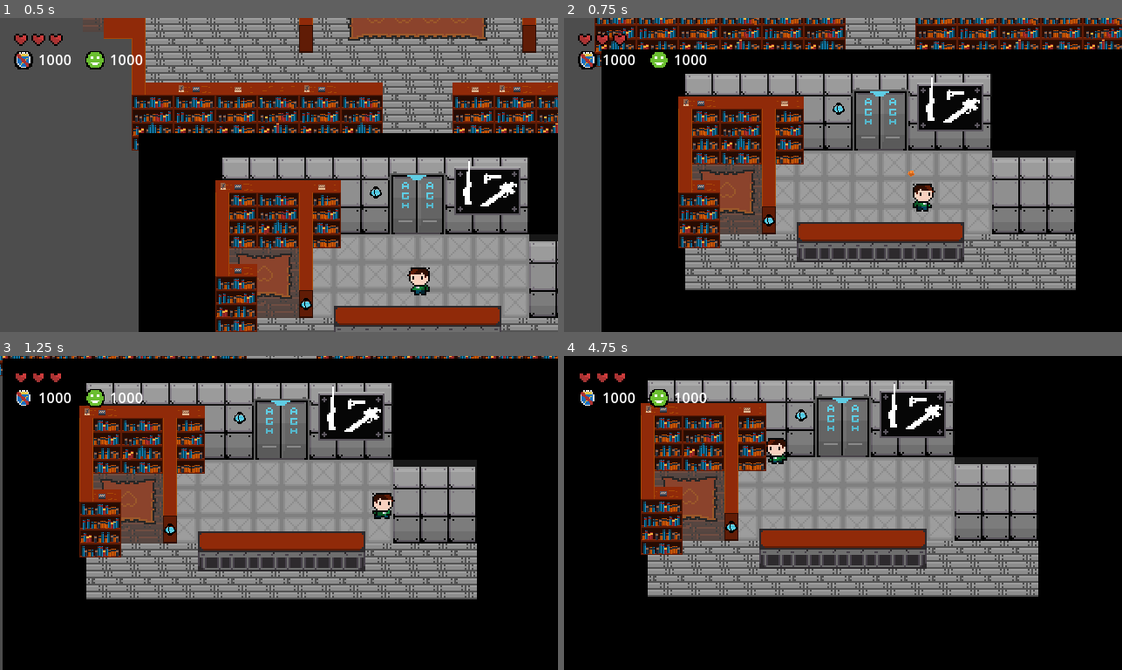
Above: before the commit, frames 1-4 (two rows, left to right).
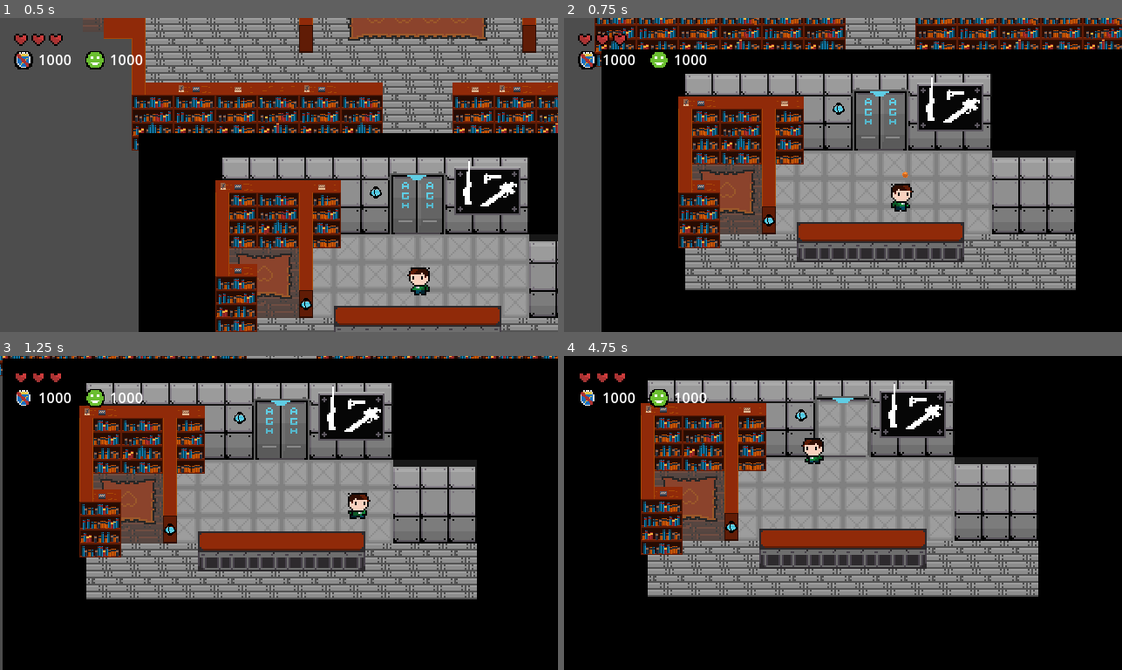
Above: after the commit, the same moments.

Repository: badzianga/SteelworksHiTechGame
Game: Godot game, scene res://Scenes/Maps/world.tscn
Same seed, same stepped clock (60 frames per second), same inputs: the game is played once before the commit and once after it.
Inputs (mouse positions are in pixels of both pictures, inside the frame that each line leads up to):
- Up to frame 1 (0.5 s): no input
- Up to frame 2 (0.75 s): move the mouse to (965, 159) at 0.52 s; hold D (right) from 0.53 s (still down); click (965, 159) at 0.6 s
- Up to frame 3 (1.25 s): keep holding D (right)
- Up to frame 4 (4.75 s): move the mouse to (731, 528) at 1.27 s; release D (right) at 1.28 s; hold S (down) 1.28-2.03 s; click (731, 528) at 1.35 s; move the mouse to (898, 443) at 2.02 s; hold D (right) 2.03-2.78 s; click (898, 443) at 2.1 s; tap Enter at 2.75 s; move the mouse to (815, 575) at 2.77 s; hold W (up) 2.78-3.53 s; click (815, 575) at 2.85 s; move the mouse to (1010, 560) at 3.52 s; hold A (left) from 3.53 s (still down); click (1010, 560) at 3.6 s; move the mouse to (675, 465) at 4.27 s; click (675, 465) at 4.35 s

Frame 1 is identical in both runs. In frame 2, 0.6% of the frame differs, in the area x 58-67%, y 48-62%; in frame 3, 0.6%; in frame 4, 1.9%, in the area x 36-55%, y 13-35%.

Commit message:
Fixed portals

Diff:
--- a/Scenes/Enemies/player_detection_area.tscn
+++ b/Scenes/Enemies/player_detection_area.tscn
@@ -7,7 +7,7 @@
 
 [node name="PlayerDetectionArea" type="Area2D"]
 collision_layer = 0
-collision_mask = 2
+collision_mask = 32
 script = ExtResource("1_fy62x")
 
 [node name="CollisionShape" type="CollisionShape2D" parent="."]
--- a/Scenes/Environment/book_area.tscn
+++ b/Scenes/Environment/book_area.tscn
@@ -4,6 +4,21 @@
 [ext_resource type="Script" path="res://Scenes/Environment/book_area.gd" id="1_d2l5u"]
 
 [sub_resource type="CircleShape2D" id="CircleShape2D_elo0n"]
+
+[sub_resource type="Animation" id="Animation_gnc5h"]
+length = 0.001
+tracks/0/type = "value"
+tracks/0/imported = false
+tracks/0/enabled = true
+tracks/0/path = NodePath("Sprite:position")
+tracks/0/interp = 1
+tracks/0/loop_wrap = true
+tracks/0/keys = {
+"times": PackedFloat32Array(0),
+"transitions": PackedFloat32Array(1),
+"update": 0,
+"values": [Vector2(0, -16)]
+}
 
 [sub_resource type="Animation" id="Animation_wv8a1"]
 resource_name = "move"
@@ -20,21 +35,6 @@
 "transitions": PackedFloat32Array(1, 1, 1),
 "update": 0,
 "values": [Vector2(0, -16), Vector2(0, -12), Vector2(0, -16)]
-}
-
-[sub_resource type="Animation" id="Animation_gnc5h"]
-length = 0.001
-tracks/0/type = "value"
-tracks/0/imported = false
-tracks/0/enabled = true
-tracks/0/path = NodePath("Sprite:position")
-tracks/0/interp = 1
-tracks/0/loop_wrap = true
-tracks/0/keys = {
-"times": PackedFloat32Array(0),
-"transitions": PackedFloat32Array(1),
-"update": 0,
-"values": [Vector2(0, -16)]
 }
 
 [sub_resource type="AnimationLibrary" id="AnimationLibrary_g1wre"]
--- a/Scenes/Maps/portal.tscn
+++ b/Scenes/Maps/portal.tscn
@@ -4,7 +4,7 @@
 
 [node name="Portal" type="Area2D"]
 collision_layer = 0
-collision_mask = 2
+collision_mask = 32
 script = ExtResource("1_mmg50")
 
 [connection signal="area_entered" from="." to="." method="_on_area_entered"]
--- a/Scenes/Player/player.tscn
+++ b/Scenes/Player/player.tscn
@@ -151,11 +151,13 @@
 "blinking": SubResource("Animation_0fmue")
 }
 
+[sub_resource type="RectangleShape2D" id="RectangleShape2D_5yiq8"]
+size = Vector2(10, 4)
+
 [node name="Player" type="CharacterBody2D"]
 collision_layer = 0
 motion_mode = 1
 script = ExtResource("1_5whdu")
-speed = 128.0
 
 [node name="Sprite" type="Sprite2D" parent="."]
 material = SubResource("ShaderMaterial_yl72a")
@@ -202,4 +204,12 @@
 "": SubResource("AnimationLibrary_h4dkd")
 }
 
+[node name="DetectedByPortalArea" type="Area2D" parent="."]
+collision_layer = 32
+collision_mask = 0
+
+[node name="CollisionShape" type="CollisionShape2D" parent="DetectedByPortalArea"]
+position = Vector2(0, 1)
+shape = SubResource("RectangleShape2D_5yiq8")
+
 [connection signal="timeout" from="InvincibilityTimer" to="." method="_on_invincibility_timer_timeout"]
--- a/project.godot
+++ b/project.godot
@@ -80,6 +80,7 @@
 2d_physics/layer_3="PlayerHitbox"
 2d_physics/layer_4="EnemyHurtbox"
 2d_physics/layer_5="EnemyHitbox"
+2d_physics/layer_6="Hihihi"
 
 [rendering]
 
Not shown: 1 places in Scenes/Player/player.tscn that only renumber resources
